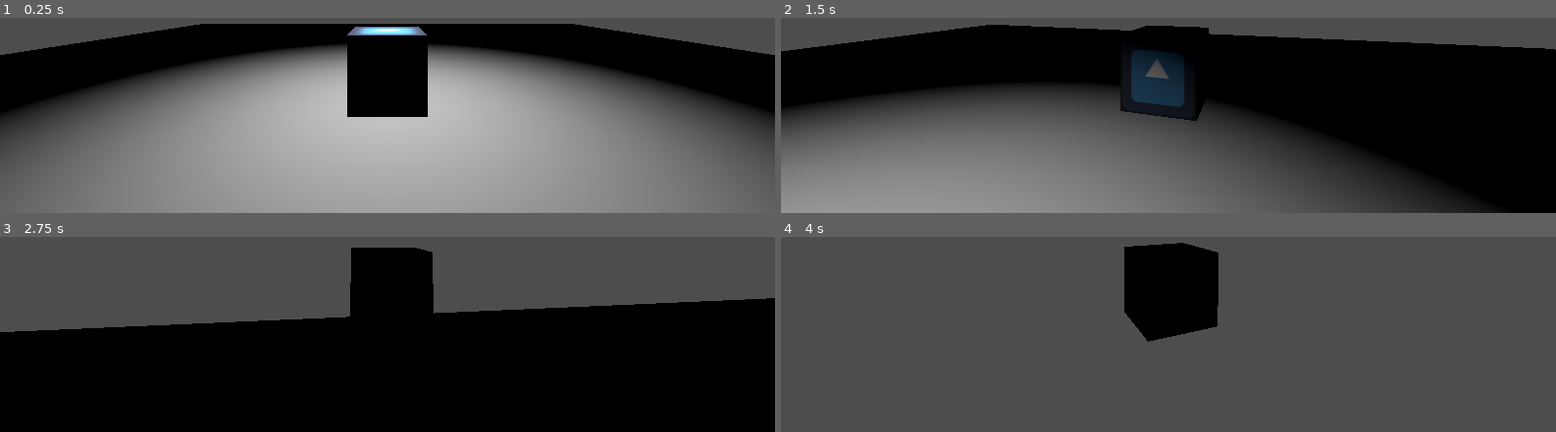
Above: before the commit, frames 1-4 (two rows, left to right).
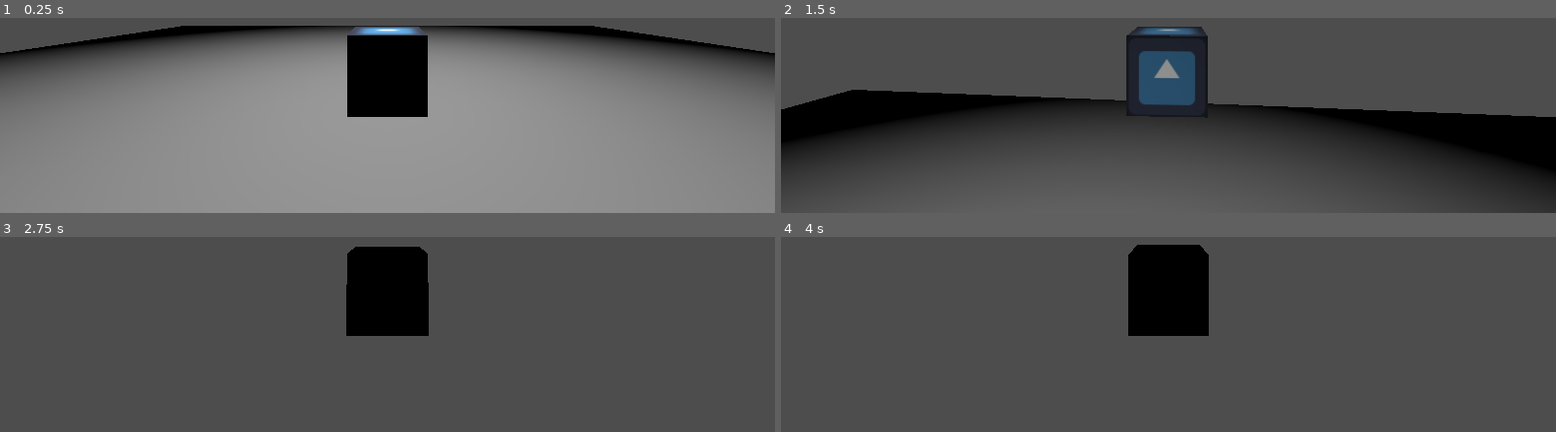
Above: after the commit, the same moments.

Repository: RangoAx/proyect-move
Game: Godot game, scene res://toy_box.tscn
Same seed, same stepped clock (60 frames per second), same inputs: the game is played once before the commit and once after it. The project has no main scene, so this scene is started directly. The engine's default icon, where the game draws it, is replaced by a stand-in: a white triangle on a blue panel in a dark square.
Inputs (mouse positions are in pixels of both pictures, inside the frame that each line leads up to):
- Up to frame 1 (0.25 s): no input
- Up to frame 2 (1.5 s): tap Enter at 0.5 s; move the mouse to (outside the picture) at 0.52 s; hold W (move_forward) from 0.53 s (still down); tap Space (jump) at 0.6, 0.77, 1.07, 1.35 s; move the mouse to (outside the picture) at 1.27 s
- Up to frame 3 (2.75 s): keep holding W (move_forward); tap Space (jump) at 1.52, 1.82, 2.1 s; move the mouse to (outside the picture) at 2.02 s
- Up to frame 4 (4 s): keep holding W (move_forward); move the mouse to (outside the picture) at 2.77 s; tap Space (jump) at 2.85, 3.02, 3.32, 3.6, 3.77 s; move the mouse to (outside the picture) at 3.52 s

The runs differ from the first frame. In frame 1, 47% of the frame differs, in the area x 0-100%, y 2-100%; in frame 2, 68%, in the area x 0-100%, y 3-100%; in frame 3, 59%; in frame 4, 1.0%.

Commit message:
mejoras en la camara, movimiento suave, y orientación del modelo

Diff:
--- a/pj/character_body_3d.gd
+++ b/pj/character_body_3d.gd
@@ -2,34 +2,45 @@
 
 @onready var _camera := %Camera3D as Camera3D
 @onready var _camera_pivot := %CameraPivot as Node3D
+@export var mesh : MeshInstance3D
+@export_range(0.1, 3.0) var mouse_sensitivity : float = 1.8
+@export var camera_weight : float = 18
+var tilt_limit = deg_to_rad(75)
+var expected_rotation : Vector3 = Vector3(0, 0, 0)
+var expected_velocity : Vector3 = Vector3(0, 0, 0)
 
-@export_range(0.0, 1.0) var mouse_sensitivity = 0.01
-@export var tilt_limit = deg_to_rad(75)
+@export var speed = 7.0
+@export var velocity_weight = 10
+@export var jump_velocity = 15
+@export var gravity: float = 1
 
-@export var speed = 5.0
-@export var jump_velocity = 4
-@export var gravity: float = 5000
 
 func _ready() -> void:
 	Input.set_mouse_mode(Input.MOUSE_MODE_CAPTURED)
 
 func _physics_process(delta: float) -> void:
+	#soft camera movement and movement
 	if Input.is_action_just_pressed("jump") and is_on_floor():
 		velocity.y = jump_velocity
 	var input_direction := Input.get_vector("move_left", "move_right", "move_forward", "move_back")
-	var direction := (_camera_pivot.transform.basis * Vector3(input_direction.x, 0, input_direction.y)).normalized()
-	if direction:
-		velocity.x = direction.x * speed
-		velocity.z = direction.z * speed
-	else:
-		velocity.x = move_toward(velocity.x, 0, speed)
-		velocity.z = move_toward(velocity.z, 0, speed)
+	var direction := Vector3(input_direction.x,0,input_direction.y).rotated(Vector3(0,1,0),_camera_pivot.rotation.y)
+	_camera_pivot.rotation = _camera_pivot.rotation.move_toward(expected_rotation,delta * camera_weight * _camera_pivot.rotation.distance_to(expected_rotation))
 	if not is_on_floor():
-		velocity.y -= gravity * delta
+		velocity.y -= gravity
+	expected_velocity.x = direction.x * speed
+	expected_velocity.z = direction.z * speed
+	expected_velocity.y = velocity.y
+	velocity = velocity.move_toward(expected_velocity, delta * velocity_weight * velocity.distance_to(expected_velocity))
+	#mesh orientation
+	var old_rotation = mesh.rotation
+	mesh.look_at(position + direction)
+	var new_rotation = mesh.rotation
+	mesh.rotation = old_rotation
+	mesh.rotation.y = lerp_angle(mesh.rotation.y, new_rotation.y, delta * 10)
 	move_and_slide()
 
-func _unhandled_input(event: InputEvent) -> void:
+func _input(event: InputEvent) -> void:
 	if event is InputEventMouseMotion:
-		_camera_pivot.rotation.x -= event.screen_relative.y * mouse_sensitivity
-		_camera_pivot.rotation.x = clampf(_camera_pivot.rotation.x, -tilt_limit, tilt_limit)
-		_camera_pivot.rotation.y += -event.screen_relative.x * mouse_sensitivity
+		expected_rotation.x -= event.screen_relative.y * mouse_sensitivity * 0.001
+		expected_rotation.x = clampf(expected_rotation.x, -tilt_limit, tilt_limit)
+		expected_rotation.y += -event.screen_relative.x * mouse_sensitivity * 0.001
--- a/pj/character_body_3d.tscn
+++ b/pj/character_body_3d.tscn
@@ -13,10 +13,11 @@
 uv1_offset = Vector3(1.5, -0.495, 0.495)
 uv1_triplanar = true
 
-[node name="Player" type="CharacterBody3D" unique_id=1944581078]
+[node name="Player" type="CharacterBody3D" unique_id=1944581078 node_paths=PackedStringArray("mesh")]
 floor_constant_speed = true
 floor_block_on_wall = false
 script = ExtResource("1_uqsb8")
+mesh = NodePath("MeshInstance3D")
 
 [node name="CameraPivot" type="Node3D" parent="." unique_id=1199838907]
 unique_name_in_owner = true
--- a/toy_box.tscn
+++ b/toy_box.tscn
@@ -3,26 +3,27 @@
 [ext_resource type="PackedScene" uid="uid://b1anhhy354wpl" path="res://pj/character_body_3d.tscn" id="1_8nbwm"]
 
 [sub_resource type="BoxShape3D" id="BoxShape3D_8nbwm"]
+size = Vector3(1, 0.01, 1)
 
 [sub_resource type="BoxMesh" id="BoxMesh_by3xe"]
 
 [node name="ToyBox" type="Node3D" unique_id=304246059]
 
-[node name="CharacterBody3D" parent="." unique_id=1399959414 instance=ExtResource("1_8nbwm")]
+[node name="Player" parent="." unique_id=1399959414 instance=ExtResource("1_8nbwm")]
 transform = Transform3D(1, 0, 0, 0, 1, 0, 0, 0, 1, 0, 1.486136, 0)
-mouse_sensitivity = 0.005
-gravity = 20.0
 
 [node name="StaticBody3D" type="StaticBody3D" parent="." unique_id=1232195311]
-transform = Transform3D(19.395, 0, 0, 0, 1, 0, 0, 0, 21.925, 0, 0, 0)
 
 [node name="CollisionShape3D" type="CollisionShape3D" parent="StaticBody3D" unique_id=989336782]
+transform = Transform3D(20, 0, 0, 0, 20, 0, 0, 0, 20, 0, 0, 0)
 shape = SubResource("BoxShape3D_8nbwm")
 
 [node name="MeshInstance3D" type="MeshInstance3D" parent="StaticBody3D" unique_id=190344841]
+transform = Transform3D(20, 0, 0, 0, 0.2, 0, 0, 0, 20, 0, 0, 0)
 mesh = SubResource("BoxMesh_by3xe")
 
 [node name="SpotLight3D" type="SpotLight3D" parent="." unique_id=467969494]
-transform = Transform3D(1, 0, 0, 0, -4.371139e-08, 1, 0, -1, -4.371139e-08, 0, 5.509666, 0)
-light_energy = 10.992
-spot_range = 9.113
+transform = Transform3D(1, 0, 0, 0, -4.371139e-08, 1, 0, -1, -4.371139e-08, 0, 10.550888, 0)
+light_energy = 11.866
+light_indirect_energy = 3.353
+spot_range = 23.414
